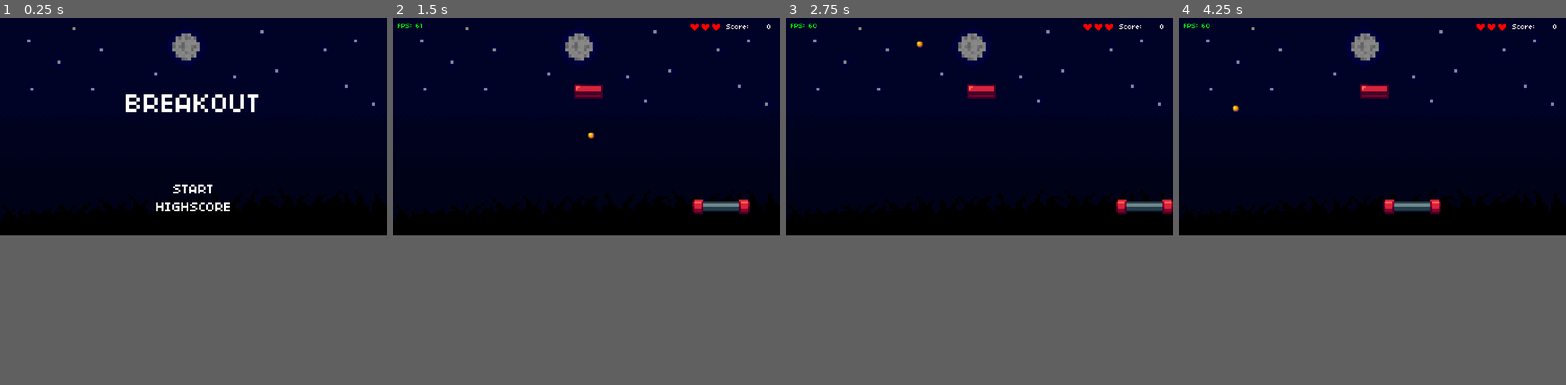
Above: before the commit, frames 1-4 (left to right).
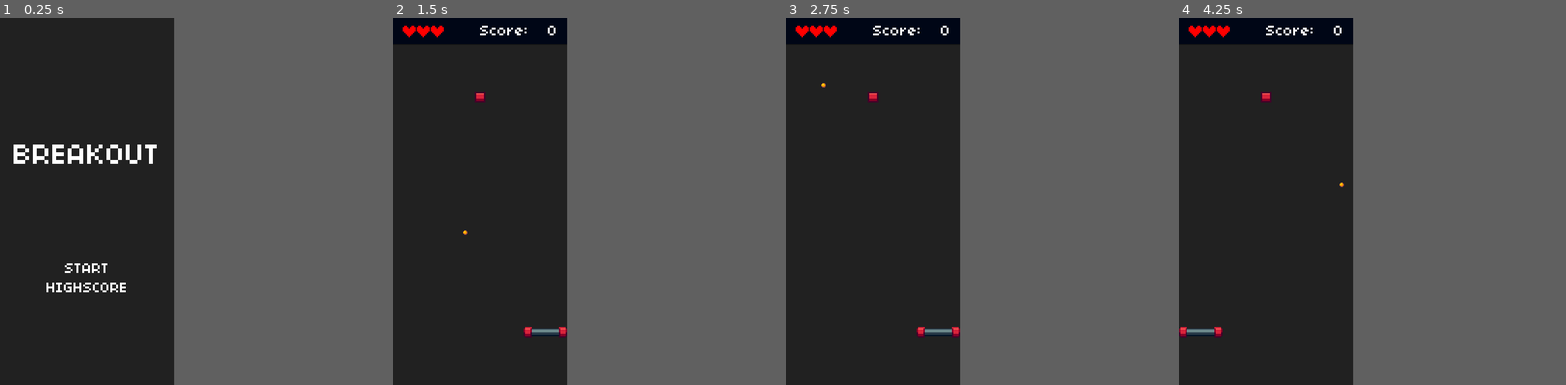
Above: after the commit, the same moments.

Repository: alfinprasetya/Gd-Breakout
Game: Godot game, scene res://Main.tscn
Same seed, same stepped clock (60 frames per second), same inputs: the game is played once before the commit and once after it.
Inputs:
- Up to frame 1 (0.25 s): no input
- Up to frame 2 (1.5 s): tap Enter (ui_accept) at 0.5, 0.77 s; hold Right (ui_right) 0.53-1.28 s; hold Down (ui_down) from 1.28 s (still down)
- Up to frame 3 (2.75 s): tap Enter (ui_accept) at 1.52 s; release Down (ui_down) at 2.03 s; hold Right (ui_right) from 2.03 s (still down)
- Up to frame 4 (4.25 s): release Right (ui_right) at 2.78 s; hold Up (ui_up) 2.78-3.53 s; tap Enter (ui_accept) at 3.02, 3.77 s; hold Left (ui_left) from 3.53 s (still down)
In our replay, the window is 800x450 before the commit and 360x760 after it. These sizes can differ from the game's own. Grey fills any space a smaller window leaves; there, only what the larger window draws over its background counts as a difference.

The runs differ from the first frame. In frame 1, 33% of the frame differs, in the area x 0-100%, y 0-75%; in frame 2, 30%; in frame 3, 30%; in frame 4, 30%.

Commit message:
v.0.3 : Resolution and Bounce Remake

Diff:
--- a/Main.tscn
+++ b/Main.tscn
@@ -20,17 +20,23 @@
 }
 
 [node name="TextureRect" type="TextureRect" parent="Background"]
+visible = false
+anchor_left = 0.5
+anchor_top = 0.5
+anchor_right = 0.5
+anchor_bottom = 0.5
+margin_left = 20.0
+margin_top = 62.0
+margin_right = 20.0
+margin_bottom = 62.0
+texture = ExtResource( 2 )
+expand = true
+stretch_mode = 4
+
+[node name="ColorRect" type="ColorRect" parent="Background"]
 anchor_right = 1.0
 anchor_bottom = 1.0
-texture = ExtResource( 2 )
-expand = true
-stretch_mode = 5
-
-[node name="ColorRect" type="ColorRect" parent="Background"]
-modulate = Color( 1, 1, 1, 0.392157 )
-anchor_right = 1.0
-anchor_bottom = 1.0
-color = Color( 0, 0, 0, 1 )
+color = Color( 0.133333, 0.133333, 0.133333, 1 )
 
 [node name="TitlescreenScene" parent="." instance=ExtResource( 3 )]
 
@@ -47,6 +53,7 @@
 
 [node name="hurt" type="AudioStreamPlayer" parent="SoundManager"]
 stream = ExtResource( 4 )
+volume_db = -10.0
 
 [node name="brick_hit_2" type="AudioStreamPlayer2D" parent="SoundManager"]
 stream = ExtResource( 8 )
--- a/assets/fonts/font.tres
+++ b/assets/fonts/font.tres
@@ -3,5 +3,4 @@
 [ext_resource path="res://assets/fonts/font.ttf" type="DynamicFontData" id=1]
 
 [resource]
-size = 8
 font_data = ExtResource( 1 )
--- a/entities/Brick.tscn
+++ b/entities/Brick.tscn
@@ -3,7 +3,7 @@
 [ext_resource path="res://assets/graphics/breakout.png" type="Texture" id=1]
 
 [sub_resource type="RectangleShape2D" id=5]
-extents = Vector2( 16, 8 )
+extents = Vector2( 8, 8 )
 
 [node name="Brick" type="StaticBody2D"]
 position = Vector2( 218, 82 )
@@ -15,9 +15,9 @@
 
 [node name="Sprite" type="Sprite" parent="."]
 texture = ExtResource( 1 )
-hframes = 24
+hframes = 48
 vframes = 32
-frame = 1
+frame = 576
 
 [node name="CollisionShape2D" type="CollisionShape2D" parent="."]
 shape = SubResource( 5 )
--- a/entities/HUD.tscn
+++ b/entities/HUD.tscn
@@ -7,9 +7,24 @@
 [node name="HUD" type="Control"]
 anchor_right = 1.0
 anchor_bottom = 1.0
+margin_bottom = -353.0
 script = ExtResource( 2 )
 
+[node name="ColorRect2" type="ColorRect" parent="."]
+modulate = Color( 1, 1, 1, 0.337255 )
+anchor_right = 1.0
+anchor_bottom = 1.0
+margin_top = 1.0
+margin_bottom = 1.0
+color = Color( 0, 0, 0, 1 )
+
+[node name="ColorRect" type="ColorRect" parent="."]
+anchor_right = 1.0
+anchor_bottom = 1.0
+color = Color( 0, 0.027451, 0.0901961, 1 )
+
 [node name="Label_FPS" type="Label" parent="."]
+visible = false
 margin_left = 5.0
 margin_top = 5.0
 margin_right = 40.0
@@ -21,7 +36,7 @@
 [node name="Score" type="Control" parent="."]
 anchor_left = 1.0
 anchor_right = 1.0
-margin_left = -60.0
+margin_left = -90.0
 margin_top = 5.0
 margin_right = -10.0
 margin_bottom = 15.0
@@ -48,26 +63,25 @@
 align = 2
 
 [node name="Health" type="HBoxContainer" parent="."]
-anchor_left = 1.0
-anchor_right = 1.0
-margin_left = -100.0
-margin_top = 6.0
-margin_right = -60.0
-margin_bottom = 15.0
+margin_left = 10.0
+margin_top = 8.0
 
 [node name="Heart" type="Sprite" parent="Health"]
+scale = Vector2( 1.5, 1.5 )
 texture = ExtResource( 3 )
 centered = false
 hframes = 2
 
 [node name="Heart2" type="Sprite" parent="Health"]
-position = Vector2( 12, 0 )
+position = Vector2( 14.5, 0 )
+scale = Vector2( 1.5, 1.5 )
 texture = ExtResource( 3 )
 centered = false
 hframes = 2
 
 [node name="Heart3" type="Sprite" parent="Health"]
-position = Vector2( 24, 0 )
+position = Vector2( 29, 0 )
+scale = Vector2( 1.5, 1.5 )
 texture = ExtResource( 3 )
 centered = false
 hframes = 2
--- a/entities/Player.tscn
+++ b/entities/Player.tscn
@@ -1,11 +1,81 @@
-[gd_scene load_steps=4 format=2]
+[gd_scene load_steps=7 format=2]
 
 [ext_resource path="res://scripts/Player.gd" type="Script" id=1]
-[ext_resource path="res://assets/graphics/player.png" type="Texture" id=2]
+[ext_resource path="res://assets/graphics/breakout.png" type="Texture" id=3]
 
-[sub_resource type="CapsuleShape2D" id=1]
-radius = 7.0
-height = 50.0
+[sub_resource type="ConvexPolygonShape2D" id=2]
+points = PoolVector2Array( 0.0113525, 1.91849, 16, 1.9845, 16, 13.9753, 0, 13.8818 )
+
+[sub_resource type="ConvexPolygonShape2D" id=3]
+points = PoolVector2Array( 0, 2.01193, 16, 1.91849, 16, 13.8818, 0, 13.7884 )
+
+[sub_resource type="ConvexPolygonShape2D" id=4]
+points = PoolVector2Array( 0, 1.91846, 16, 1.91846, 16, 13.8818, 0, 13.9753 )
+
+[sub_resource type="TileSet" id=5]
+0/name = "player_left"
+0/texture = ExtResource( 3 )
+0/tex_offset = Vector2( 0, 0 )
+0/modulate = Color( 1, 1, 1, 1 )
+0/region = Rect2( 96, 400, 16, 16 )
+0/tile_mode = 0
+0/occluder_offset = Vector2( 0, 0 )
+0/navigation_offset = Vector2( 0, 0 )
+0/shape_offset = Vector2( 0, 0 )
+0/shape_transform = Transform2D( 1, 0, 0, 1, 0, 0 )
+0/shape = SubResource( 2 )
+0/shape_one_way = false
+0/shape_one_way_margin = 1.0
+0/shapes = [ {
+"autotile_coord": Vector2( 0, 0 ),
+"one_way": false,
+"one_way_margin": 1.0,
+"shape": SubResource( 2 ),
+"shape_transform": Transform2D( 1, 0, 0, 1, 0, 0 )
+} ]
+0/z_index = 0
+1/name = "player_middle"
+1/texture = ExtResource( 3 )
+1/tex_offset = Vector2( 0, 0 )
+1/modulate = Color( 1, 1, 1, 1 )
+1/region = Rect2( 112, 400, 16, 16 )
+1/tile_mode = 0
+1/occluder_offset = Vector2( 0, 0 )
+1/navigation_offset = Vector2( 0, 0 )
+1/shape_offset = Vector2( 0, 0 )
+1/shape_transform = Transform2D( 1, 0, 0, 1, 0, 0 )
+1/shape = SubResource( 3 )
+1/shape_one_way = false
+1/shape_one_way_margin = 1.0
+1/shapes = [ {
+"autotile_coord": Vector2( 0, 0 ),
+"one_way": false,
+"one_way_margin": 1.0,
+"shape": SubResource( 3 ),
+"shape_transform": Transform2D( 1, 0, 0, 1, 0, 0 )
+} ]
+1/z_index = 0
+2/name = "player_right"
+2/texture = ExtResource( 3 )
+2/tex_offset = Vector2( 0, 0 )
+2/modulate = Color( 1, 1, 1, 1 )
+2/region = Rect2( 144, 400, 16, 16 )
+2/tile_mode = 0
+2/occluder_offset = Vector2( 0, 0 )
+2/navigation_offset = Vector2( 0, 0 )
+2/shape_offset = Vector2( 0, 0 )
+2/shape_transform = Transform2D( 1, 0, 0, 1, 0, 0 )
+2/shape = SubResource( 4 )
+2/shape_one_way = false
+2/shape_one_way_margin = 1.0
+2/shapes = [ {
+"autotile_coord": Vector2( 0, 0 ),
+"one_way": false,
+"one_way_margin": 1.0,
+"shape": SubResource( 4 ),
+"shape_transform": Transform2D( 1, 0, 0, 1, 0, 0 )
+} ]
+2/z_index = 0
 
 [node name="Player" type="KinematicBody2D"]
 position = Vector2( 216, 211 )
@@ -16,9 +86,9 @@
 "_edit_group_": true
 }
 
-[node name="Sprite" type="Sprite" parent="."]
-texture = ExtResource( 2 )
-
-[node name="CollisionShape2D" type="CollisionShape2D" parent="."]
-rotation = 1.5708
-shape = SubResource( 1 )
+[node name="PlayerMap" type="TileMap" parent="."]
+tile_set = SubResource( 5 )
+cell_size = Vector2( 16, 16 )
+collision_use_parent = true
+format = 1
+tile_data = PoolIntArray( 65535, 0, 0, 0, 2, 0 )
--- a/project.godot
+++ b/project.godot
@@ -27,11 +27,11 @@
 
 [display]
 
-window/size/width=432
-window/size/height=243
-window/size/test_width=960
-window/size/test_height=540
-window/stretch/mode="viewport"
+window/size/width=180
+window/size/height=380
+window/size/test_width=284
+window/size/test_height=600
+window/stretch/mode="2d"
 window/stretch/aspect="keep"
 
 [importer_defaults]
--- a/scene/PlayScene.tscn
+++ b/scene/PlayScene.tscn
@@ -7,18 +7,20 @@
 [ext_resource path="res://entities/Brick.tscn" type="PackedScene" id=5]
 
 [sub_resource type="RectangleShape2D" id=2]
-extents = Vector2( 230, 10 )
+extents = Vector2( 90, 27 )
 
 [sub_resource type="RectangleShape2D" id=3]
-extents = Vector2( 10, 140 )
+extents = Vector2( 10, 200 )
 
 [sub_resource type="RectangleShape2D" id=4]
-extents = Vector2( 240, 19.5 )
+extents = Vector2( 150, 20 )
 
 [node name="PlayScene" type="Node2D"]
 script = ExtResource( 1 )
 
 [node name="Player" parent="." instance=ExtResource( 2 )]
+position = Vector2( 90, 320 )
+scale = Vector2( 0.7, 0.7 )
 collision_layer = 1
 collision_mask = 4
 
@@ -28,7 +30,7 @@
 }
 
 [node name="Wall_Top" type="StaticBody2D" parent="Wall"]
-position = Vector2( 216, -10 )
+position = Vector2( 90, 0 )
 collision_layer = 4
 collision_mask = 0
 
@@ -36,7 +38,7 @@
 shape = SubResource( 2 )
 
 [node name="Wall_Left" type="StaticBody2D" parent="Wall"]
-position = Vector2( -10, 121 )
+position = Vector2( -10, 180 )
 collision_layer = 4
 collision_mask = 0
 
@@ -44,7 +46,7 @@
 shape = SubResource( 3 )
 
 [node name="Wall_Right" type="StaticBody2D" parent="Wall"]
-position = Vector2( 442, 121 )
+position = Vector2( 190, 180 )
 collision_layer = 4
 collision_mask = 0
 
@@ -52,7 +54,8 @@
 shape = SubResource( 3 )
 
 [node name="Ball" parent="." instance=ExtResource( 3 )]
-position = Vector2( 216, 190 )
+position = Vector2( 90, 310 )
+scale = Vector2( 0.7, 0.7 )
 collision_layer = 2
 collision_mask = 29
 
@@ -61,18 +64,20 @@
 collision_mask = 0
 
 [node name="CollisionShape2D" type="CollisionShape2D" parent="Fallzone"]
-position = Vector2( 216, 263.5 )
+position = Vector2( 90, 400 )
 shape = SubResource( 4 )
 
 [node name="HUD" parent="." instance=ExtResource( 4 )]
-margin_right = 432.0
-margin_bottom = 243.0
+margin_right = 180.0
+margin_bottom = 27.0
 __meta__ = {
 "_edit_group_": true,
 "_edit_lock_": true
 }
 
 [node name="Brick" parent="." instance=ExtResource( 5 )]
+position = Vector2( 90, 82 )
+scale = Vector2( 0.7, 0.7 )
 
 [connection signal="hit_brick" from="Ball" to="." method="_on_Ball_hit_brick"]
 [connection signal="hit_player" from="Ball" to="." method="_on_Ball_hit_player"]
--- a/scripts/Ball.gd
+++ b/scripts/Ball.gd
@@ -12,7 +12,7 @@
 	right = get_parent().get_node("Wall").get_node("Wall_Right")
 }
 
-export var speed = 100
+export var speed = 150
 
 var _direction = Vector2.ZERO
 
@@ -29,6 +29,12 @@
 			emit_signal("hit_brick")
 		if _collision.collider == Player:
 			emit_signal("hit_player")
+			_direction.x = get_x_bounce_direction(_collision)
+
+func get_x_bounce_direction(collision: KinematicCollision2D):
+	var relative_x = collision.position.x - Player.position.x
+	var percentage = relative_x / (Player._length / 2)
+	return percentage
 
 func serve():
 		_direction.x = rand_range(-1, 1)
--- a/scripts/GameoverScene.gd
+++ b/scripts/GameoverScene.gd
@@ -1,6 +1,6 @@
 extends BaseScene
 
-func _process(delta: float) -> void:
+func _process(_delta: float) -> void:
 	if Input.is_action_just_pressed("ui_accept"):
 		change_scene("Titlescreen")
 		play_sound("confirm")
--- a/scripts/HUD.gd
+++ b/scripts/HUD.gd
@@ -12,7 +12,7 @@
 	draw_score(score)
 	draw_health(health)
 
-func _physics_process(delta: float) -> void:
+func _physics_process(_delta: float) -> void:
 	fps = Engine.get_frames_per_second()
 	ui_fps.text = "FPS: " + str(fps)
 
--- a/scripts/PlayScene.gd
+++ b/scripts/PlayScene.gd
@@ -15,7 +15,7 @@
 
 	if _serve:
 		Ball.position.x = Player.position.x
-		Ball.position.y = 190
+		Ball.position.y = Player.position.y - 10
 		if Input.is_action_just_pressed("ui_accept"):
 			_serve = false
 			Ball.serve()
--- a/scripts/Player.gd
+++ b/scripts/Player.gd
@@ -1,20 +1,48 @@
 extends KinematicBody2D
 
 export var speed = 200
+export var player_length = 4
 
+onready var player_map = $PlayerMap
+
+var _horizontal_direction = 0
 var _velocity = Vector2.ZERO
+var _length = 0
 
 func _ready():
-	pass # Replace with function body.
+	build_player(player_length)
 
-func _physics_process(delta):
+func build_player(length :int):
+	assert(length >= 2, "ERROR: You must use length of at least 2 cells")
+	player_map.clear()
+
+	var left = 0
+	var middle = 1
+	var right = 2
+	var x = 0
+
+	player_map.set_cell(x, 0, left)
+	for _i in range(1, length-1):
+		x += 1
+		player_map.set_cell(x, 0, middle)
+	x += 1
+	player_map.set_cell(x, 0, right)
+	player_map.position.x = -(length*8)
+
+	_length = length * 16 * scale.x
+
+func _physics_process(_delta):
 	# Get direction from user input
-	var _horizontal_direction = sign(
+	_horizontal_direction = sign(
 		Input.get_action_strength("ui_right")
 		- Input.get_action_strength("ui_left")
 	)
 
 	# Calculate velocity
 	_velocity.x = _horizontal_direction * speed
+	_velocity.y = 0
+
+	# Fixed player y position
+	position.y = 320
 
 	_velocity = move_and_slide(_velocity)
Binary file added: assets/fonts/6px-Normal.ttf
Not shown, added: export_presets.cfg
